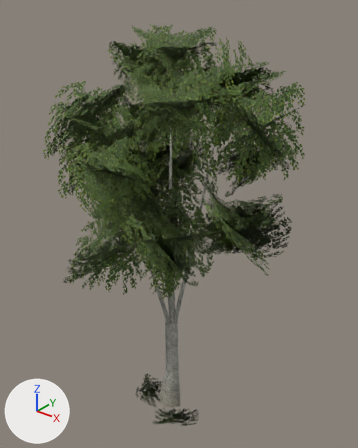
The glTF model assets/trees/birch.glb, before and after one commit.
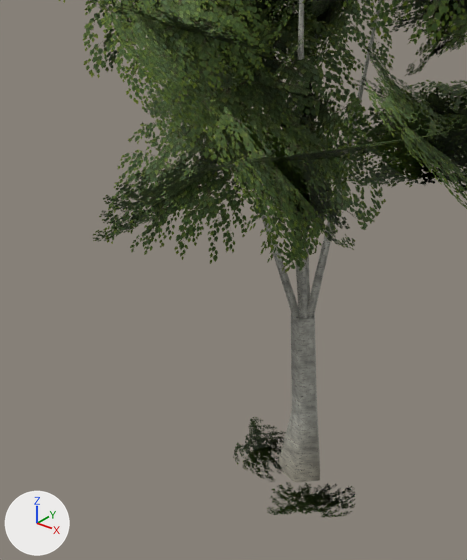
Old and new are each drawn whole from a camera (50 mm lens) standing at (6.14, -7.38, 9.68) and looking at (0.11, 0.16, 5.01) and again close up on the part from 4% to 72% of the width and 35% to 100% of the height. The lights are fixed; the arrows at lower left show +X, +Y and +Z. The older version's two pictures come first. Vertices at exactly the same position are counted once.

Names of what the first close-up shows: 'birch_foliage', 'birch_wood'.
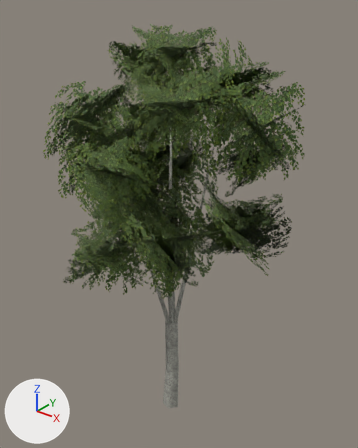
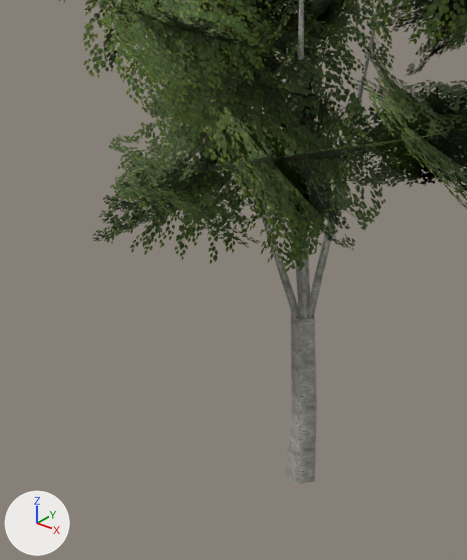
What differs and where, as boxes (x1, y1, x2, y2) in the close-ups (467 x 560 px; the box of a moved part takes in the faces that stretch with it):
'birch_foliage', reshaped
    before: (58, 0, 467, 518)
    after: (58, 0, 467, 273)
'birch_wood', reshaped
    before: (218, 0, 380, 482)
    after: (218, 0, 380, 484)
part 1 of me_birch_wood, moved or reshaped
    before: (278, 410, 320, 482)
    after: (286, 410, 317, 484)
part 3 of me_birch_foliage, moved or reshaped
    before: (233, 417, 355, 518)
    after: (108, 134, 376, 248)

What changed in the scene script:
```text
Change mat_birch_bark:
    remove n3 = _N.new('ShaderNodeMix'); n3.name = 'Mix.001'
    remove n3.data_type = 'RGBA'
    remove n3.blend_type = 'MULTIPLY'
    remove n3.inputs[0].default_value = 1.0  # 'Factor'
    remove n4 = _N.new('ShaderNodeVertexColor'); n4.name = 'Color Attribute'
    where n2 = _N.new('ShaderNodeMix'); n2.name = 'Mix'
    where n5 = _N.new('ShaderNodeTexImage'); n5.name = 'Image Texture'
    remove _L.new(n3.outputs[2], n2.inputs[6])  # 'Result' to 'A'
    remove _L.new(n4.outputs[0], n3.inputs[7])  # 'Color' to 'B'
    remove _L.new(n5.outputs[0], n3.inputs[6])  # 'Color' to 'A'
    add _L.new(n5.outputs[0], n2.inputs[6])  # 'Color' to 'A'
Change me_birch_wood:
    used by ob_birch_wood; location = (0.0, 0.0, 0.0)
    remove me_birch_wood.from_pydata(...)  # 50 vertices, 65 faces; spans x -0.91..0.85, y -1.13..1.02, z -0.04..8.35
    add me_birch_wood.from_pydata(...)  # 50 vertices, 65 faces; spans x -0.91..0.85, y -1.13..1.02, z -0.13..8.35
    me_birch_wood part 1
    me_birch_wood.vertices[0].co: (0.3, -0.03, -0.04) -> (0.2, -0.02, -0.12)  # pixel (320, 480) -> pixel (314, 481)
    me_birch_wood.vertices[1].co: (0.07, 0.25, -0.04) -> (0.05, 0.18, -0.13)  # pixel (319, 459) -> pixel (315, 467)
    me_birch_wood.vertices[2].co: (-0.23, 0.13, -0.04) -> (-0.19, 0.11, -0.12)
    me_birch_wood.vertices[3].co: (-0.28, -0.22, -0.03) -> (-0.18, -0.14, -0.11)  # pixel (277, 467) -> pixel (286, 472)
    me_birch_wood.vertices[4].co: (0.06, -0.27, -0.03) -> (0.05, -0.22, -0.11)  # pixel (294, 482) -> pixel (296, 484)
    me_birch_wood part 2: vertex colours changed
Change me_birch_foliage:
    used by ob_birch_foliage; location = (0.0, 0.0, 0.0)
    remove me_birch_foliage.from_pydata(...)  # 264 vertices, 132 faces; spans x -2.57..3.08, y -2.74..2.61, z 0.01..9.06
    add me_birch_foliage.from_pydata(...)  # 264 vertices, 132 faces; spans x -2.57..3.08, y -2.74..2.61, z 3.71..9.06
    me_birch_foliage part 3
    me_birch_foliage.vertices[96].co: (-0.17, -0.44, 0.01) -> (0.55, 0.8, 4.55)  # pixel (272, 479) -> pixel (382, 154)
    me_birch_foliage.vertices[97].co: (0.76, 0.19, 0.01) -> (-0.92, -0.89, 4.55)
    me_birch_foliage.vertices[98].co: (1.24, -0.51, 0.3) -> (0.24, -1.9, 5.34)
    me_birch_foliage.vertices[99].co: (0.31, -1.15, 0.3) -> (1.69, -0.19, 5.38)
    me_birch_foliage.vertices[192].co: (-0.34, 0.36, 0.01) -> (0.42, -0.98, 3.93)
    me_birch_foliage.vertices[193].co: (-0.05, -0.52, 0.01) -> (-1.04, 0.17, 3.93)  # pixel (275, 486) -> not seen
    me_birch_foliage.vertices[194].co: (-0.74, -0.74, 0.24) -> (-2.06, -1.12, 4.93)
    me_birch_foliage.vertices[195].co: (-1.03, 0.13, 0.24) -> (-0.59, -2.25, 4.97)
```
